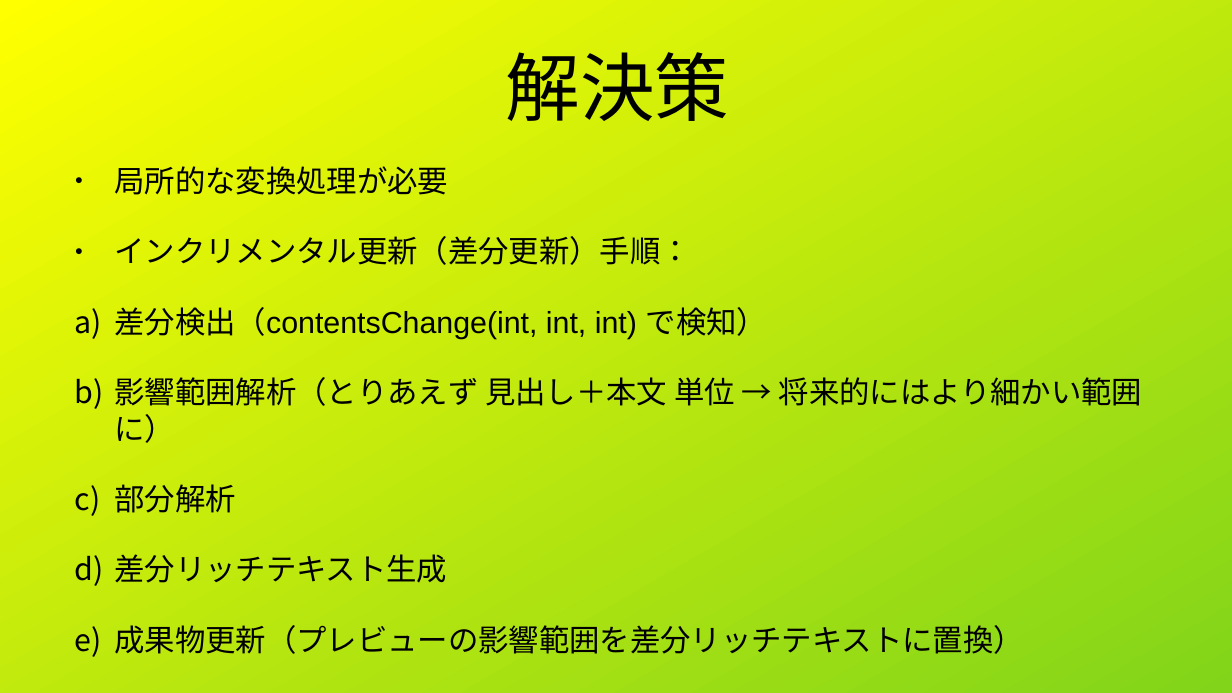
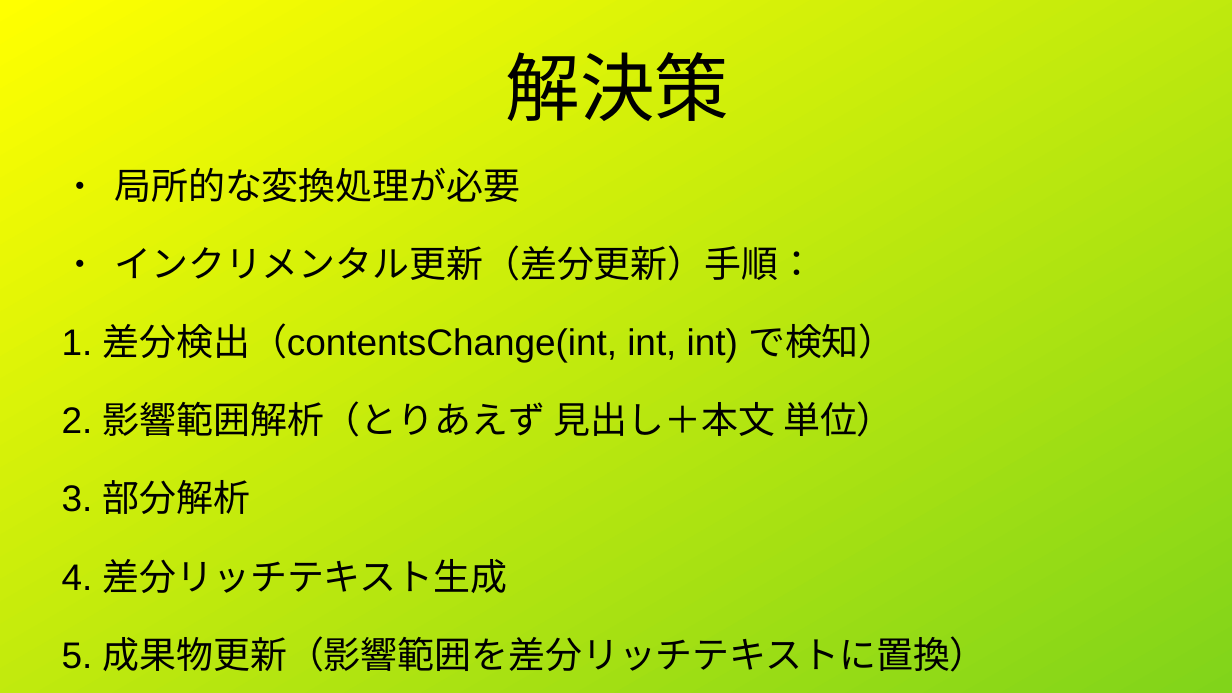
Before and after one commit to vivisuke/viMarkdown, a slide deck: slide 9 of tech/ja/LT20260913/10万行でもサクサク編集.odp (slide 8 before the commit). Drawn at 1232x693 pixels with LibreOffice and Linux fonts; fonts in the diff are those of the drawing. Boxes give left, top, right and bottom in pixels: in the first picture for what was removed or moved away, otherwise in the second. Text is boxed around its words. In the diff, an @@ line names an element or a change of style, - is before the commit and + after.

```diff
--- a/tech/ja/LT20260913/10万行でもサクサク編集.odp
+++ b/tech/ja/LT20260913/10万行でもサクサク編集.odp
@@ text at box(114, 168, 815, 281): size 19.6 to 23.8 pt in "局所的な変換処理が必要", "インクリメンタル更新（差分更新）手順：" @@
@@ text at box(62, 323, 987, 672): text changed; size 19.6 to 23.8 pt @@
-a) 差分検出（contentsChange(int, int, int) で検知）
-b) 影響範囲解析（とりあえず 見出し＋本文 単位 → 将来的にはより細かい範囲に）
-c) 部分解析
-d) 差分リッチテキスト生成
-e) 成果物更新（プレビューの影響範囲を差分リッチテキストに置換）
+1. 差分検出（contentsChange(int, int, int) で検知）
+2. 影響範囲解析（とりあえず 見出し＋本文 単位）
+3. 部分解析
+4. 差分リッチテキスト生成
+5. 成果物更新（影響範囲を差分リッチテキストに置換）
```
Also in this commit, not shown: 5 other slides changed, 6 slides added, 2 slides removed, 9 other files.
